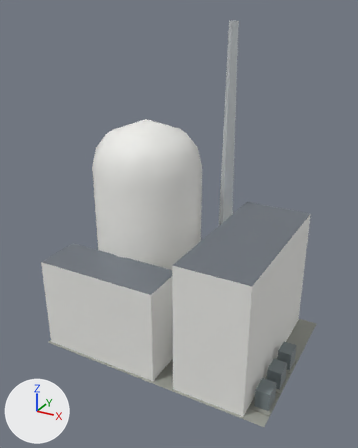
The FBX model unity/Assets/Models/Buildings/a1057/0/mashup-main-top-prebuilt_far.fbx, before and after one commit.
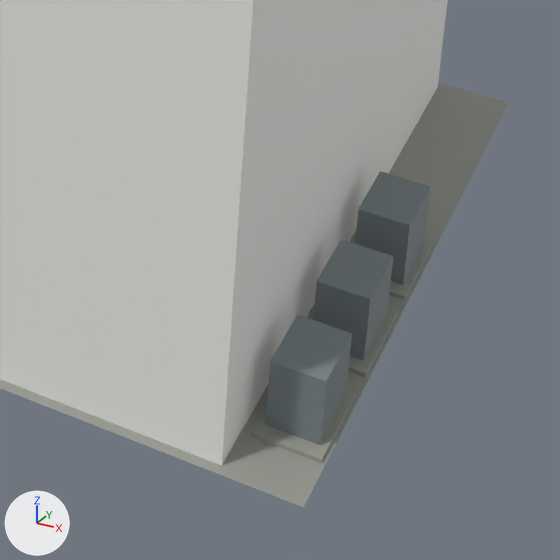
Each version is shown whole from a 50 mm lens placed at (48.0, -90.9, 74.8), pointed at (-0.5, -2.8, 30.7), then close up on the part from 52% to 92% of the width and 66% to 98% of the height. The axes (+X, +Y, +Z) are drawn at lower left. The lights are the same throughout. The first two pictures are the older version. Where no turn or scale is listed for an object, it has been applied to the vertices.

Objects in the first close-up: 'a1057/0/mashup-main-top-prebuilt_far'.
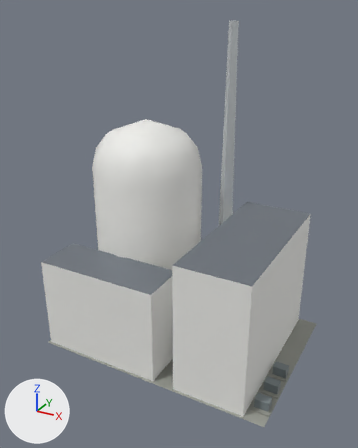
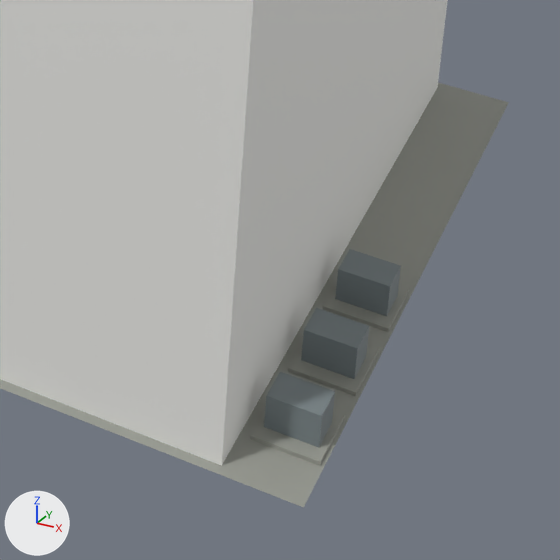
Pixel boxes [x1, y1, x2, y2] of what changed, in the close-ups (560 x 560 px; the box of a moved part takes in the faces that stretch with it):
part 1 of me_a1057_0_mashup_main_top_prebuilt_far, moved or reshaped
    before: [251, 384, 358, 463]
    after: [250, 410, 345, 466]
part 2 of me_a1057_0_mashup_main_top_prebuilt_far, moved or reshaped
    before: [265, 314, 352, 445]
    after: [264, 372, 335, 448]
part 3 of me_a1057_0_mashup_main_top_prebuilt_far, moved or reshaped
    before: [348, 306, 399, 377]
    after: [288, 343, 378, 396]
part 4 of me_a1057_0_mashup_main_top_prebuilt_far, moved or reshaped
    before: [313, 239, 393, 361]
    after: [301, 308, 369, 379]
part 5 of me_a1057_0_mashup_main_top_prebuilt_far, moved or reshaped
    before: [389, 235, 435, 300]
    after: [323, 283, 409, 332]
part 6 of me_a1057_0_mashup_main_top_prebuilt_far, moved or reshaped
    before: [355, 171, 430, 285]
    after: [335, 249, 401, 316]

The edits, one by one:
me_a1057_0_mashup_main_top_prebuilt_far has 133 vertices, 99 faces and spans x -27.6..27.6, y -19.6..19.6, z -0.3..72.0.
me_a1057_0_mashup_main_top_prebuilt_far is used by ob_a1057_0_mashup_main_top_prebuilt_far; location (0.0, 0.0, 0.0).
me_a1057_0_mashup_main_top_prebuilt_far part 1: the loose piece of 8 vertices spanning x 23.6..27.4, y -16.4..-10.6, z -0.3..0.4 is scaled about its middle by (1, 0.655, 1), then moved by (0.0, -1.2, 0.0).
me_a1057_0_mashup_main_top_prebuilt_far part 2: the loose piece of 8 vertices spanning x 24.0..27.0, y -15.5..-11.5, z 0.4..4.6 is scaled about its middle by (1, 0.5, 0.5), then moved by (0.0, -1.2, -1.0).
me_a1057_0_mashup_main_top_prebuilt_far part 3: the loose piece of 8 vertices spanning x 23.6..27.4, y -9.4..-3.6, z -0.3..0.4 is scaled about its middle by (1, 0.655, 1), then moved by (0.0, -2.6, 0.0).
me_a1057_0_mashup_main_top_prebuilt_far part 4: the loose piece of 8 vertices spanning x 24.0..27.0, y -8.5..-4.5, z 0.4..4.6 is scaled about its middle by (1, 0.5, 0.5), then moved by (0.0, -2.6, -1.0).
me_a1057_0_mashup_main_top_prebuilt_far part 5: the loose piece of 8 vertices spanning x 23.6..27.4, y -2.4..3.4, z -0.3..0.4 is scaled about its middle by (1, 0.655, 1), then moved by (0.0, -4.0, 0.0).
me_a1057_0_mashup_main_top_prebuilt_far part 6: the loose piece of 8 vertices spanning x 24.0..27.0, y -1.5..2.5, z 0.4..4.6 is scaled about its middle by (1, 0.5, 0.5), then moved by (0.0, -4.0, -1.0).
